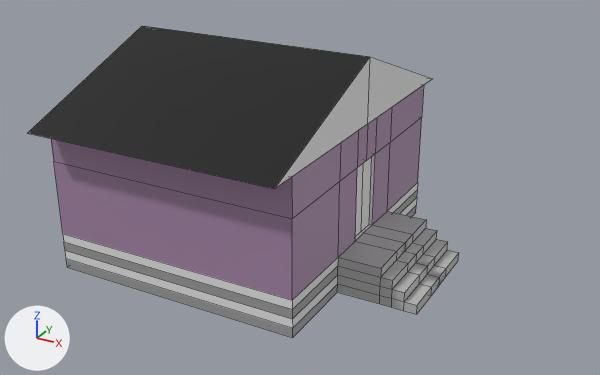
An edit to the FBX model Assets/Models/house purple.fbx, drawn before and after from the same camera.
The view is the same before and after, from a 50 mm camera at (7.51, 4.76, 7.16) aimed at (1.26, 16.13, 1.48). The axes (+X, +Y, +Z) are drawn at lower left. The lights are the same throughout. Mesh edges are drawn as thin lines. Where no turn or scale is listed for an object, it has been applied to the vertices.

In view in the first picture: 'House3'.
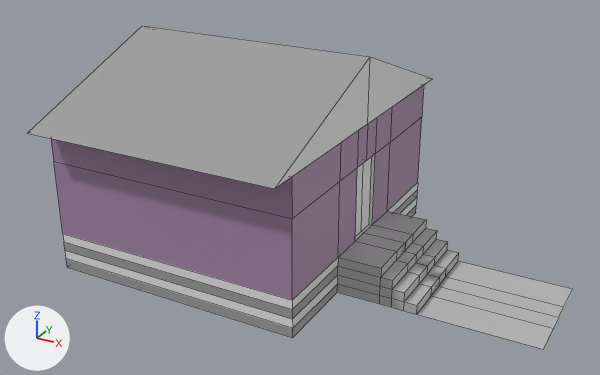
The newer file is also turned or shifted as a whole; pictures and numbers use the older file's frame.

Diff of the bpy script that builds the scene:
```diff
--- a/Assets/Models/house purple.fbx.py
+++ b/Assets/Models/house purple.fbx.py
@@ me_cube_007 @@
 # used by ob_house3; location = (0.0, 16.58, 0.0)
 # verts and faces of me_cube_007; kept vertices keep their numbers, new ones are numbered from 140
 # before: 81 (3.67, 0.0, 0.0) at pixel (438, 286), 82 (3.67, -0.36, 0.0) at pixel (431, 295), 83 (3.67, -1.0, 0.0) at pixel (416, 314), 136 (3.67, 0.36, 0.0) at pixel (445, 276), 137 (3.67, 1.0, 0.0) at pixel (458, 260)
-me_cube_007.from_pydata(...)  # 140 vertices, 136 faces; spans x -2.27..3.67, y -3.0..3.0, z 0.0..3.77
+me_cube_007.from_pydata(...)  # 145 vertices, 140 faces; spans x -2.27..5.67, y -3.0..3.0, z 0.0..3.77
+# me_cube_007 part 1
+for new, old in zip([*range(140, 145)], [81, 82, 83, 136, 137]): verts[new] = verts[old] + (2.0, 0.0, 0.0)
+faces += [(81, 82, 141, 140), (82, 83, 142, 141), (81, 140, 143, 136), (136, 143, 144, 137)]  # mat_concrete (grey #bababa)
+# me_cube_007 part 2: 2 faces spanning x -2.27..2.27, y -3.0..3.0, z 2.65..3.77 switch from mat_roof_darker (black #000000) to mat_under_house_thing (grey #9d9d9d)
 me_cube_007.materials.append(mat_house)
```

What differs and where, as boxes (x1, y1, x2, y2) in the pictures (600 x 375 px):
'House3', reshaped (26% wider)
    before: (28, 26, 459, 338)
    after: (28, 26, 572, 349)
part 1 of me_cube_007, added
    after: (417, 261, 572, 349)
part 2 of me_cube_007, recoloured (black to grey)
    both: (28, 26, 369, 189)
